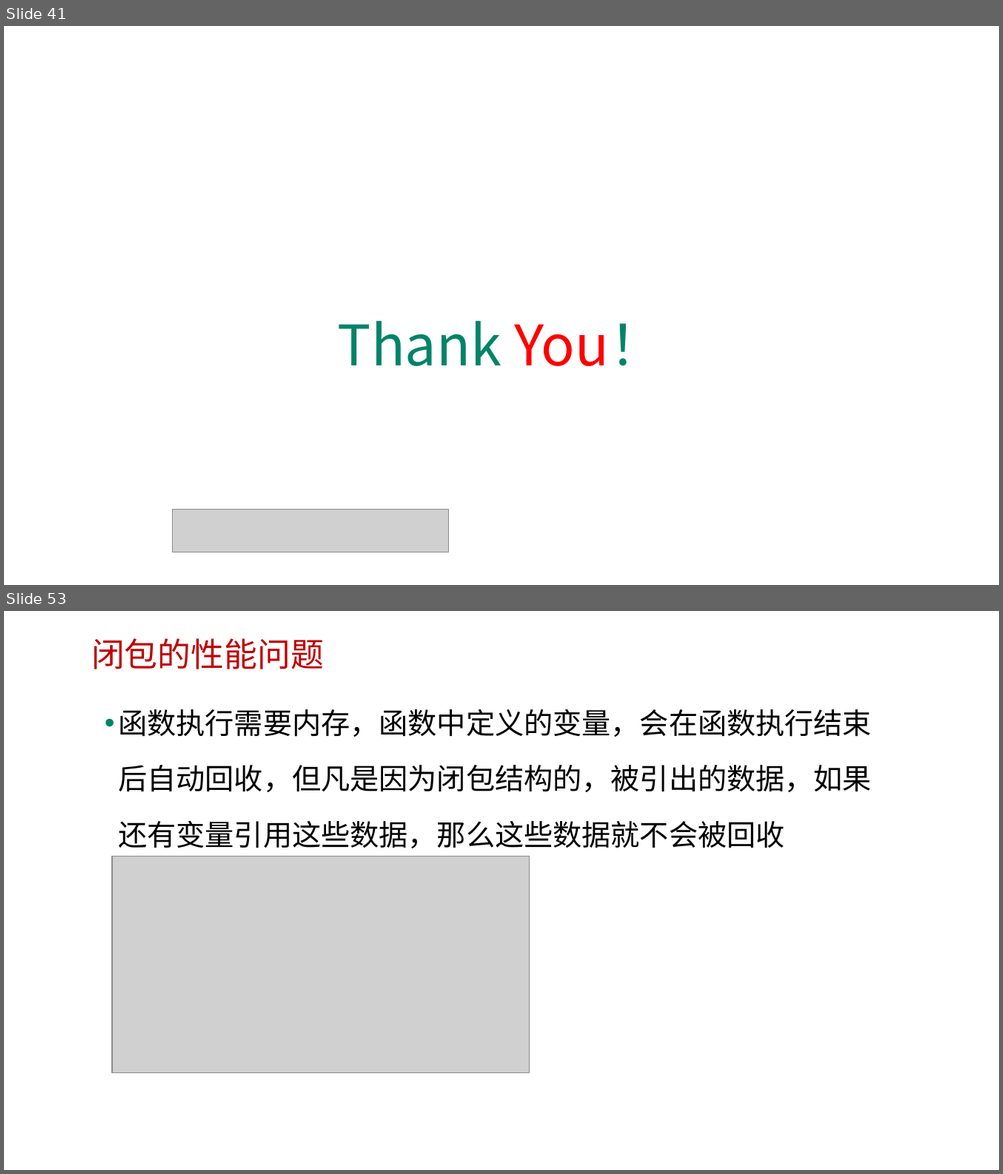
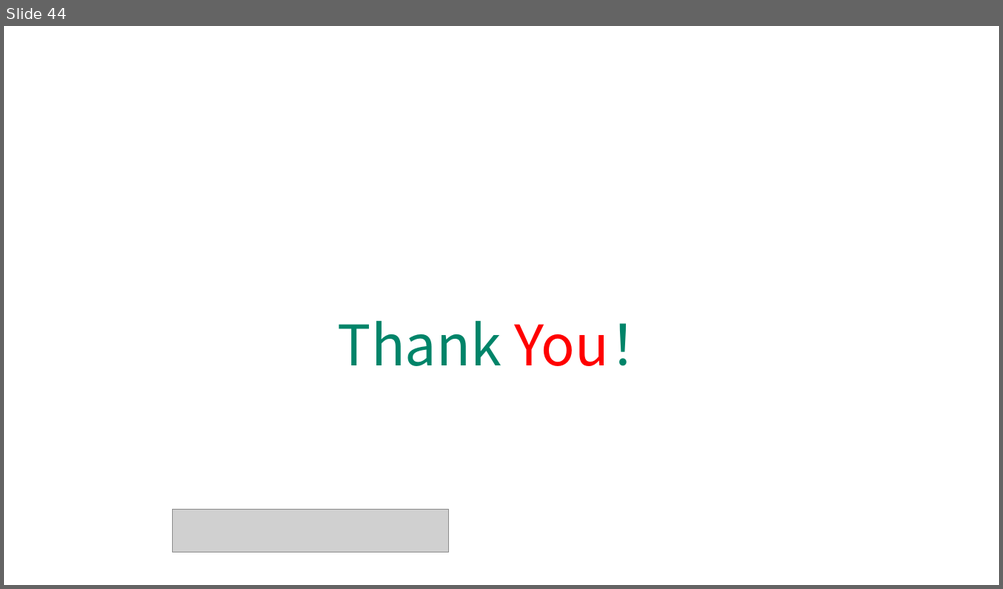
Before and after one commit to edu2act/course-javascript-advanced, a slide deck: 课程PPT/05.JavaScript函数进阶二.pptx. Shown one above the other, each under a label of ours: slides 41 and 53 before the commit, slide 44 after it; the slides between them are not shown. The pictures are 1003x1174 and 1003x589 pixels, drawn with LibreOffice and Linux fonts; fonts in the diff are those of the drawing; grey boxes stand for pictures; background and template pictures are left out. Boxes give left, top, right and bottom in pixels: in the first picture for what was removed or moved away, otherwise in the second. Text is boxed around its words. In the diff, an @@ line names an element or a change of style, - is before the commit and + after.

```diff
--- a/课程PPT/05.JavaScript函数进阶二.pptx
+++ b/课程PPT/05.JavaScript函数进阶二.pptx
@@ slide 53 removed at (x1=4, y1=611, x2=999, y2=1170), background picture (left out) @@
@@ text removed at (x1=91, y1=638, x2=324, y2=669) @@
-闭包的性能问题
@@ text removed at (x1=118, y1=709, x2=871, y2=849) @@
-• 函数执行需要内存，函数中定义的变量，会在函数执行结束后自动回收，但凡是因为闭包结构的，被引出的数据，如果还有变量引用这些数据，那么这些数据就不会被回收
@@ picture removed at (x1=112, y1=857, x2=529, y2=1073) @@
@@ what was slide 41 is now slide 44 @@
```
Also in this commit, not shown: 7 slides changed, 5 slides added, 14 other slides removed, 8 other files.
